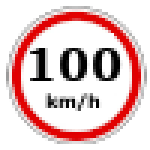
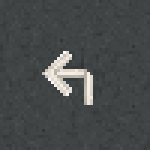
Layered file, before and after one edit (150x150). Changes by layer:
hid "km/h ..." over [45, 93, 102, 111]
hid "100 ..." over [30, 48, 123, 81]
hid "mission3-option1.png" over [6, 6, 147, 144]
added layer "Camada colada #1" above "Camada colada" over [30, 42, 120, 111]
added layer "fundo" over [0, 0, 150, 150]
